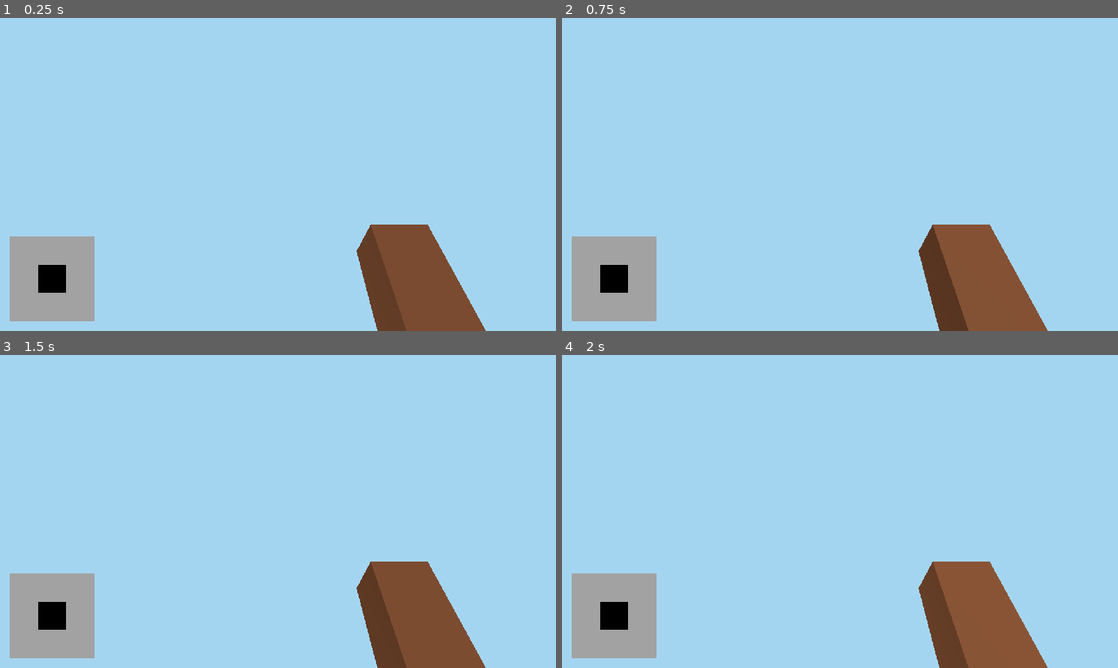
Above: before the commit, frames 1-4 (two rows, left to right).
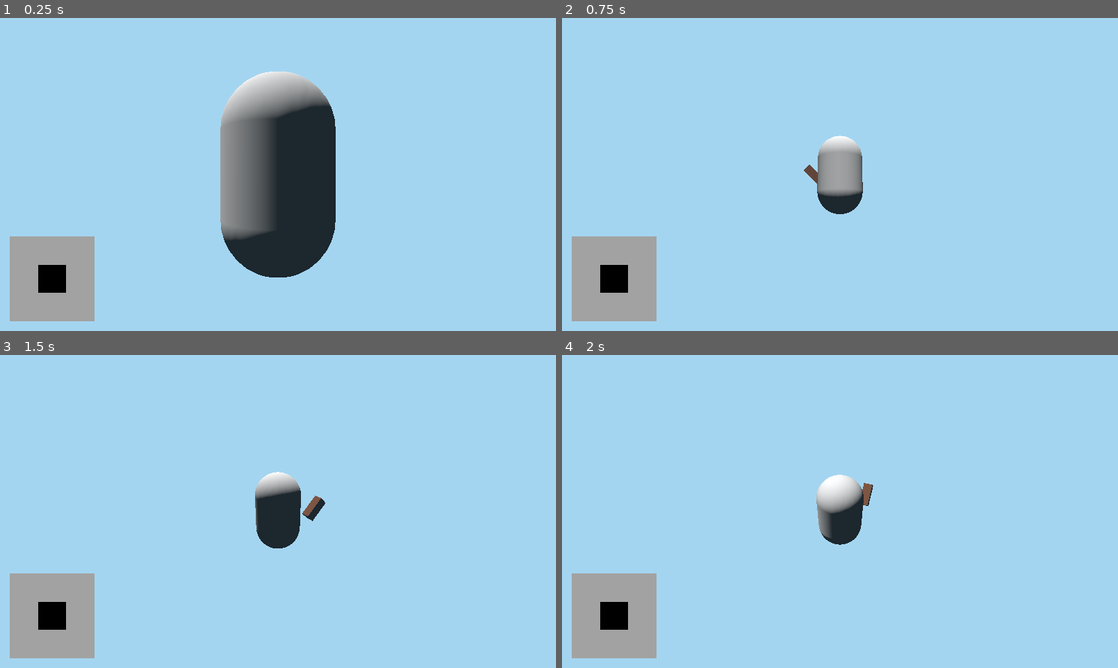
Above: after the commit, the same moments.

Repository: MilanFIN/Prototype-world
Game: Godot game, scene res://Game.tscn
Two runs of this game, one before a commit and one after it. Both use one fixed random seed, a clock stepped at 60 frames per second and the inputs below.
Inputs (mouse positions are in pixels of both pictures, inside the frame that each line leads up to):
- Up to frame 1 (0.25 s): no input
- Up to frame 2 (0.75 s): tap Enter at 0.5 s; move the mouse to (962, 158) at 0.52 s; hold D (right) from 0.53 s (still down); right-click (962, 158) at 0.6 s
- Up to frame 3 (1.5 s): tap Space (jump) at 0.77, 1.25 s; click (400, 495) at 0.8 s; release D (right) at 1.25 s; drag from (166, 527) to (250, 574) at 1.27 s
- Up to frame 4 (2 s): no input

The runs differ from the first frame. In frame 1, 18% of the frame differs, in the area x 39-88%, y 17-100%; in frame 2, 7.4%; in frame 3, 7.4%; in frame 4, 7.2%.

Commit message:
3rd person camera

Diff:
--- a/Assets/Player/Player.tscn
+++ b/Assets/Player/Player.tscn
@@ -18,7 +18,7 @@
 [sub_resource type="Animation" id=6]
 length = 0.1
 tracks/0/type = "value"
-tracks/0/path = NodePath("Camera/RightHand:rotation_degrees")
+tracks/0/path = NodePath("Body/RightHand:rotation_degrees")
 tracks/0/interp = 1
 tracks/0/loop_wrap = true
 tracks/0/imported = false
@@ -34,7 +34,7 @@
 length = 0.1
 step = 0.02
 tracks/0/type = "value"
-tracks/0/path = NodePath("Camera/RightHand:rotation_degrees")
+tracks/0/path = NodePath("Body/RightHand:rotation_degrees")
 tracks/0/interp = 1
 tracks/0/loop_wrap = true
 tracks/0/imported = false
@@ -59,45 +59,21 @@
 mesh = SubResource( 2 )
 material/0 = null
 
-[node name="Camera" type="Camera" parent="."]
-transform = Transform( 1, 0, 0, 0, 1, 0, 0, 0, 1, 0, 1, 0 )
-cull_mask = 1048573
-near = 0.01
+[node name="RightHand" type="Spatial" parent="Body"]
+transform = Transform( 1, 0, 0, 0, 0.707107, 0.707107, 0, -0.707107, 0.707107, 0.85, -1, 0.2 )
 
-[node name="RightHand" type="Spatial" parent="Camera"]
-transform = Transform( 1, 0, 0, 0, 0.707107, -0.707107, 0, 0.707107, 0.707107, 0.85, -1.2, -1 )
-
-[node name="Fist" type="MeshInstance" parent="Camera/RightHand"]
+[node name="Fist" type="MeshInstance" parent="Body/RightHand"]
 transform = Transform( 0.2, 0, 0, 0, 0.2, 0, 0, 0, 0.5, 0, 0, -0.5 )
-layers = 2
 mesh = SubResource( 3 )
 material/0 = SubResource( 4 )
 
-[node name="RightHandHitbox" type="Area" parent="Camera"]
-transform = Transform( 1, 0, 0, 0, 1, 0, 0, 0, 1, 0, -0.5, -2.5 )
+[node name="RightHandHitbox" type="Area" parent="Body"]
+transform = Transform( 1, 0, 0, 0, -4.37114e-08, 1, 0, -1, -4.37114e-08, 0, -2.5, -0.5 )
 gravity = 0.0
 
-[node name="CollisionShape" type="CollisionShape" parent="Camera/RightHandHitbox"]
-transform = Transform( 1, 0, 0, 0, 1, 0, 0, 0, 1.5, 0, 0, 0 )
+[node name="CollisionShape" type="CollisionShape" parent="Body/RightHandHitbox"]
+transform = Transform( 2, 0, 0, 0, 10, 0, 0, 0, 1.5, 0, 0, 0 )
 shape = SubResource( 5 )
-
-[node name="ViewportContainer" type="ViewportContainer" parent="Camera"]
-anchor_right = 1.0
-anchor_bottom = 1.0
-__meta__ = {
-"_edit_use_anchors_": false
-}
-
-[node name="Viewport" type="Viewport" parent="Camera/ViewportContainer"]
-size = Vector2( 1280, 720 )
-transparent_bg = true
-handle_input_locally = false
-render_target_update_mode = 3
-
-[node name="HandCamera" type="Camera" parent="Camera/ViewportContainer/Viewport"]
-transform = Transform( 1, 0, 0, 0, 1, 0, 0, 0, 1, 0, 2, 0 )
-cull_mask = 2
-near = 0.01
 
 [node name="GroundRay" type="RayCast" parent="."]
 transform = Transform( 1, 0, 0, 0, 1, 0, 0, 0, 1, 0, -2, 0 )
@@ -107,3 +83,34 @@
 [node name="RightMeleeAnim" type="AnimationPlayer" parent="."]
 anims/RightAttack = SubResource( 6 )
 anims/RightReturn = SubResource( 7 )
+
+[node name="CameraJoint" type="BoneAttachment" parent="."]
+
+[node name="Camera" type="Camera" parent="CameraJoint"]
+transform = Transform( 1, 0, 0, 0, 1, 0, 0, 0, 1, 0, 0, 4 )
+cull_mask = 1048573
+near = 0.01
+
+[node name="ViewportContainer" type="ViewportContainer" parent="CameraJoint/Camera"]
+visible = false
+anchor_right = 1.0
+anchor_bottom = 1.0
+__meta__ = {
+"_edit_use_anchors_": false
+}
+
+[node name="Viewport" type="Viewport" parent="CameraJoint/Camera/ViewportContainer"]
+size = Vector2( 1280, 720 )
+transparent_bg = true
+handle_input_locally = false
+render_target_update_mode = 0
+
+[node name="HandCamera" type="Camera" parent="CameraJoint/Camera/ViewportContainer/Viewport"]
+transform = Transform( 1, 0, 0, 0, 1, 0, 0, 0, 1, 0, 2, 0 )
+visible = false
+cull_mask = 2
+near = 0.01
+
+[node name="WallChecker" type="RayCast" parent="CameraJoint"]
+enabled = true
+cast_to = Vector3( 0, 0, 10 )
--- a/Scripts/Game.gd
+++ b/Scripts/Game.gd
@@ -15,15 +15,15 @@
 var stickMoving = false
 const maxStickDelta = 100
 
-var mouseSensitivity = 10
-var touchSensitivity = 50
+var mouseSensitivity = 0.3
+var touchSensitivity = 3
 
 var stickTouchIndex = 0
 var stickPressed = false
 
 # Called when the node enters the scene tree for the first time.
 func _ready() -> void:
-	#Input.set_mouse_mode(Input.MOUSE_MODE_CAPTURED)
+	Input.set_mouse_mode(Input.MOUSE_MODE_CAPTURED)
 	pass
 
 func _process(delta: float) -> void:
--- a/Scripts/Player.gd
+++ b/Scripts/Player.gd
@@ -18,15 +18,22 @@
 var moveVector = Vector2()
 const sensitivity = 10
 
-const minLookAngle = -90
-const maxLookAngle = 90
+
+const minLookAngle = -90.0
+const maxLookAngle = 90.0
 
 
 onready var rightMeleeAnim = $RightMeleeAnim
-onready var rightHitbox = $Camera/RightHandHitbox
+onready var rightHitbox = $Body/RightHandHitbox
 
-onready var camera = $Camera
-onready var handCamera = $Camera/ViewportContainer/Viewport/HandCamera
+onready var camera = $CameraJoint/Camera
+onready var cameraJoint = $CameraJoint
+onready var cameraWallChecker = $CameraJoint/WallChecker
+
+
+onready var body = $Body
+
+#onready var handCamera = $Camera/ViewportContainer/Viewport/HandCamera
 
 var damage = 4
 
@@ -34,8 +41,7 @@
 
 # initializing mouse to be captured
 func _ready() -> void:
-
-	camera = get_node("Camera")
+	pass
 
 
 # recording mouse movements
@@ -46,7 +52,7 @@
 	moveVector = mV
 
 func melee():
-	if (Input.is_action_just_pressed("AttackRight")):
+	if (Input.is_action_just_pressed("Attack")):
 		if not (rightMeleeAnim.is_playing()):
 			rightMeleeAnim.play("RightAttack")
 			rightMeleeAnim.queue("RightReturn")
@@ -55,17 +61,34 @@
 					body.damage(damage)
 
 func _process(delta: float) -> void:
-	handCamera.global_transform = camera.global_transform
+	#handCamera.global_transform = camera.global_transform
+	pass
 
 func _physics_process(delta: float) -> void:
 
+
 	#MOUSE MOVEMENT
 	#vertical rotates camera
-	camera.rotation_degrees.x -= mouseDelta.y * delta
-	camera.rotation_degrees.x = clamp(camera.rotation_degrees.x, minLookAngle, maxLookAngle)
+	#camera.rotation_degrees.x -= mouseDelta.y * delta
+	#camera.rotation_degrees.x = clamp(camera.rotation_degrees.x, minLookAngle, maxLookAngle)
 	#horizontal rotates entire player
-	rotation_degrees.y -= mouseDelta.x * delta
-	mouseDelta = Vector2()
+	#rotation_degrees.y -= mouseDelta.x * delta
+	#mouseDelta = Vector2()
+
+	#vertical rotation
+	if (mouseDelta != Vector2.ZERO):
+		var newAngle = cameraJoint.rotation_degrees.x - mouseDelta.y #* delta
+		cameraJoint.rotation_degrees.x = clamp(newAngle, minLookAngle, maxLookAngle)
+		#horizontal rotation
+		cameraJoint.rotation_degrees.y -= mouseDelta.x #* delta
+
+		var cameraOffset = cameraWallChecker.cast_to.z
+		if (cameraWallChecker.get_collider() != null):
+			cameraOffset = (cameraWallChecker.get_collision_point() - global_transform.origin).length()
+
+		camera.translation.z = cameraOffset
+
+	mouseDelta = Vector2.ZERO
 
 
 
@@ -104,10 +127,22 @@
 
 
 
-	var forward = global_transform.basis.z
-	var right = global_transform.basis.x
+	var forward = camera.global_transform.basis.z
+	var right = camera.global_transform.basis.x
 
 	var relativeDir = (forward * input.y + right * input.x)
+
+	#body.rotation_degrees = 0
+	if (input != Vector2.ZERO):
+		var angle = -rad2deg(Vector2(relativeDir.z, relativeDir.x).angle_to(Vector2.UP))
+		angle = int(angle) % 360
+		angle = lerp_angle(angle, rotation_degrees.y, delta*2)
+		body.rotation_degrees.y = angle
+	#body.rotation_degrees.x = angle
+	#print(Vector2(relativeDir.z, relativeDir.x), Vector2.UP)
+
+
+
 
 	if is_on_floor():
 		snap = -get_floor_normal()
--- a/project.godot
+++ b/project.godot
@@ -48,9 +48,9 @@
 "events": [ Object(InputEventKey,"resource_local_to_scene":false,"resource_name":"","device":0,"alt":false,"shift":false,"control":false,"meta":false,"command":false,"pressed":false,"scancode":32,"unicode":0,"echo":false,"script":null)
  ]
 }
-AttackRight={
+Attack={
 "deadzone": 0.5,
-"events": [ Object(InputEventMouseButton,"resource_local_to_ …(179 unchanged characters)… or2( 0, 0 ),"factor":1.0,"button_index":2,"pressed":false,"doubleclick":false,"script":null)
+"events": [ Object(InputEventMouseButton,"resource_local_to_ …(179 unchanged characters)… or2( 0, 0 ),"factor":1.0,"button_index":1,"pressed":false,"doubleclick":false,"script":null)
  ]
 }
 
